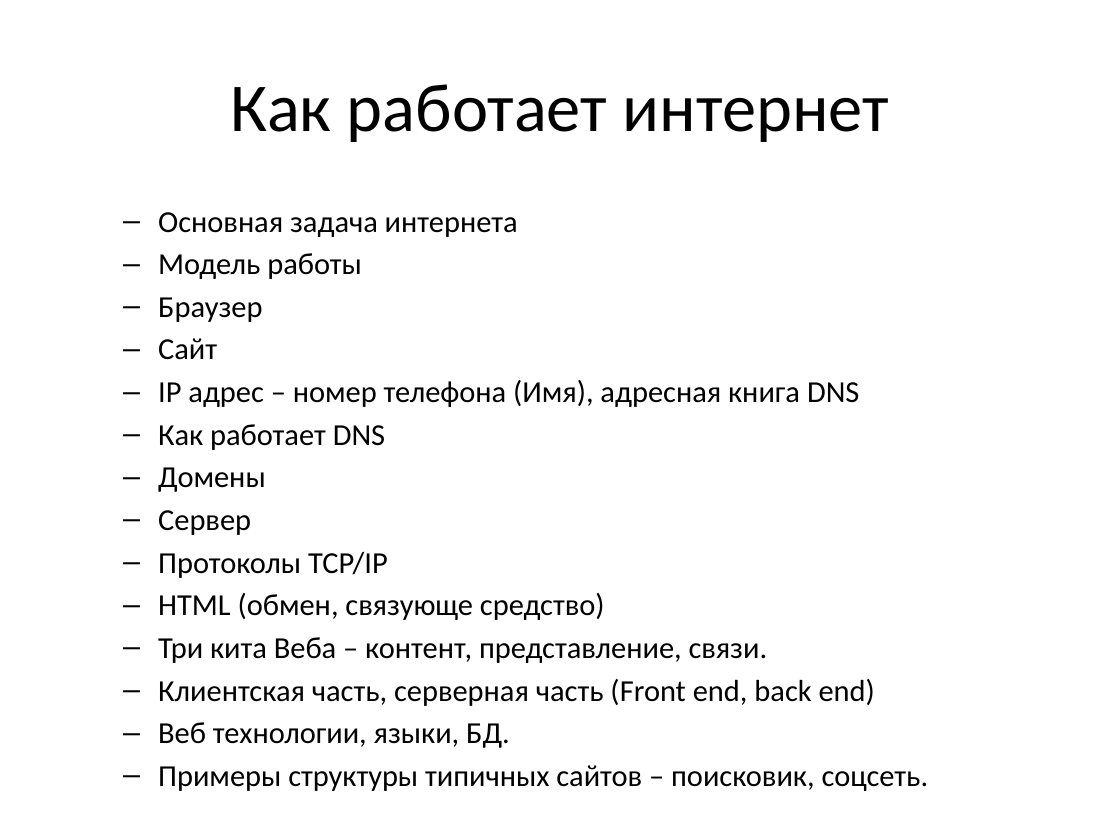
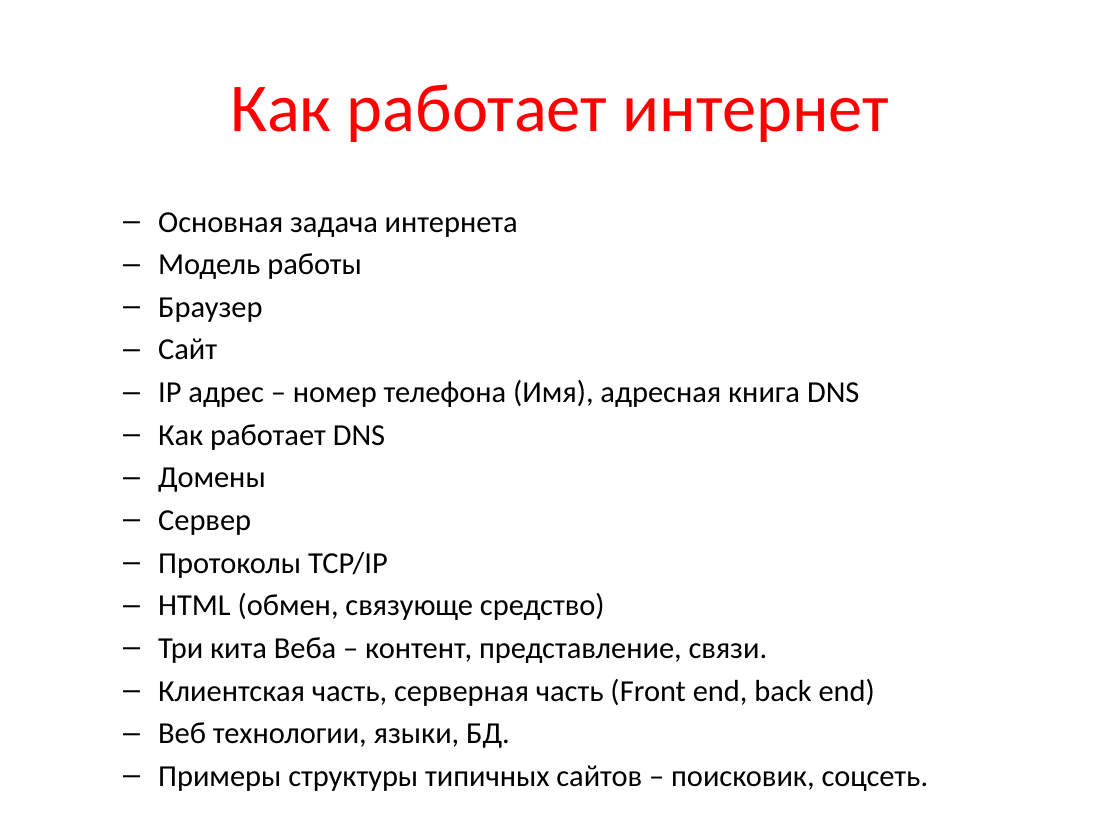
Before and after one commit to trazart/Web-course-01, a slide deck: slide 1 of 0001 - plan - lecture 2 - anton.pptx. Drawn at 1120x840 pixels with LibreOffice and Linux fonts; fonts in the diff are those of the drawing. Boxes give left, top, right and bottom in pixels: in the first picture for what was removed or moved away, otherwise in the second. Text is boxed around its words. In the diff, an @@ line names an element or a change of style, - is before the commit and + after.

Commit message:
Color change
Color change

```diff
--- a/0001 - plan - lecture 2 - anton.pptx
+++ b/0001 - plan - lecture 2 - anton.pptx
@@ title "Как работает интернет" at [230,84,889,142]: text colour #000000 to #FF0000 @@
```
